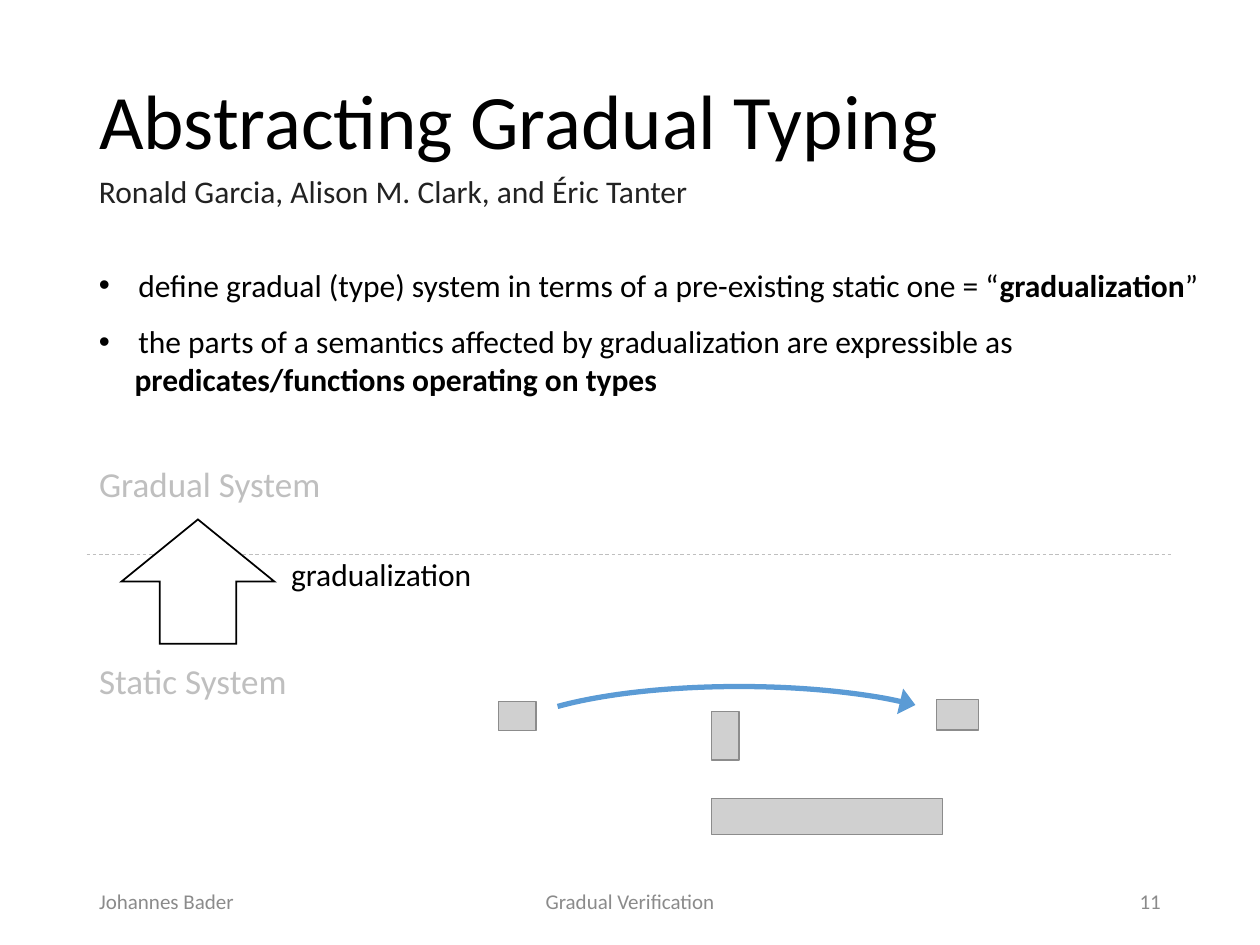
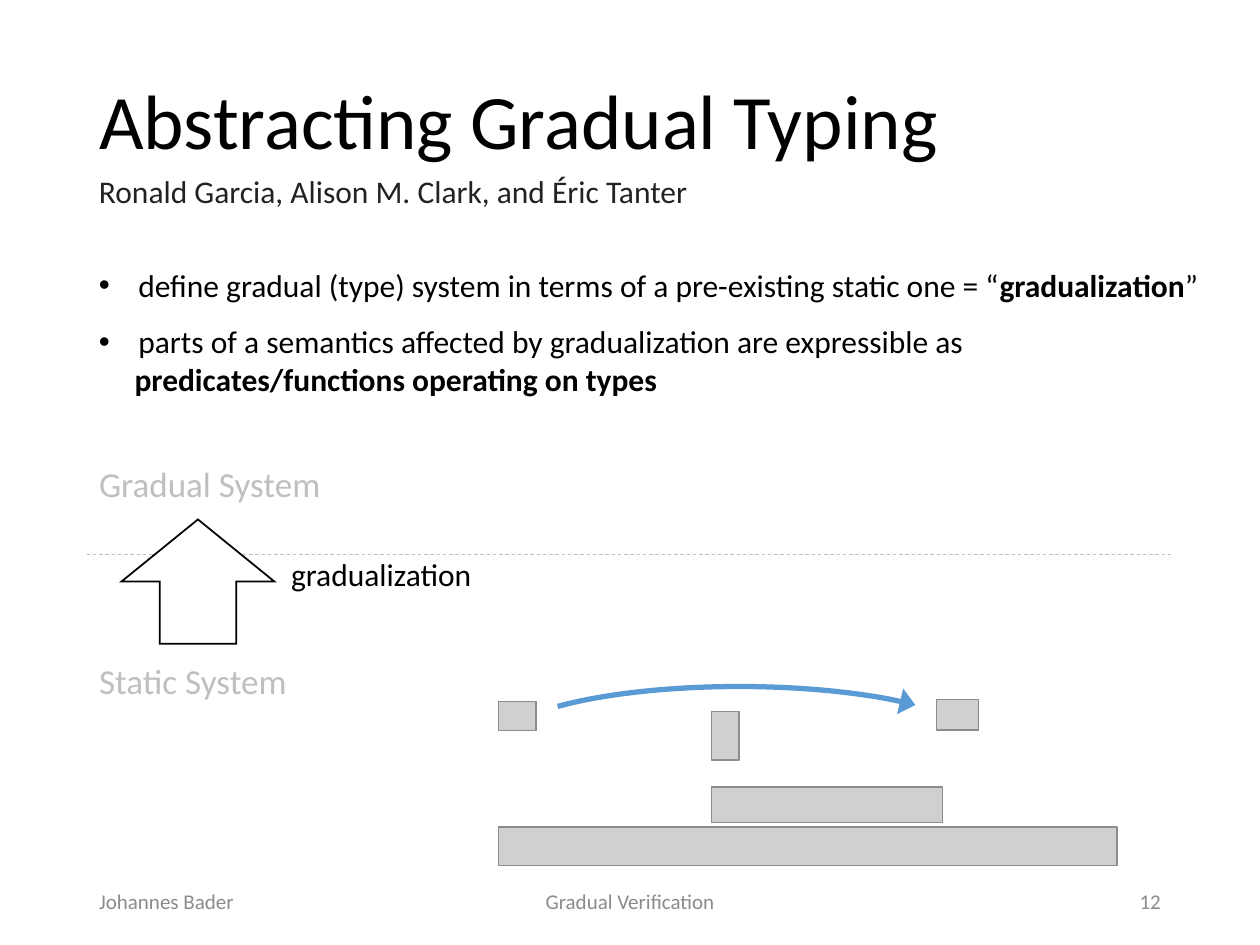
Before and after one commit to olydis/GradVer, a slide deck: slide 12 of latex/PLunch.pptx (slide 11 before the commit). Drawn at 1260x945 pixels with LibreOffice and Linux fonts; fonts in the diff are those of the drawing; grey boxes stand for pictures. Boxes give left, top, right and bottom in pixels: in the first picture for what was removed or moved away, otherwise in the second. Text is boxed around its words. In the diff, an @@ line names an element or a change of style, - is before the commit and + after.

```diff
--- a/latex/PLunch.pptx
+++ b/latex/PLunch.pptx
@@ text at <box>138,331,962,359</box>: text changed @@
-• the parts of a semantics affected by gradualization are expressible as
+• parts of a semantics affected by gradualization are expressible as
@@ picture: place and size @@
-picture at <box>712,799,942,834</box>
+picture at <box>712,788,942,823</box>
@@ picture added at <box>499,827,1118,866</box> @@
@@ page number at <box>1140,895,1161,909</box>: text changed @@
-11
+12
```
Also in this commit, not shown: 26 other slides changed, 8 slides added.
